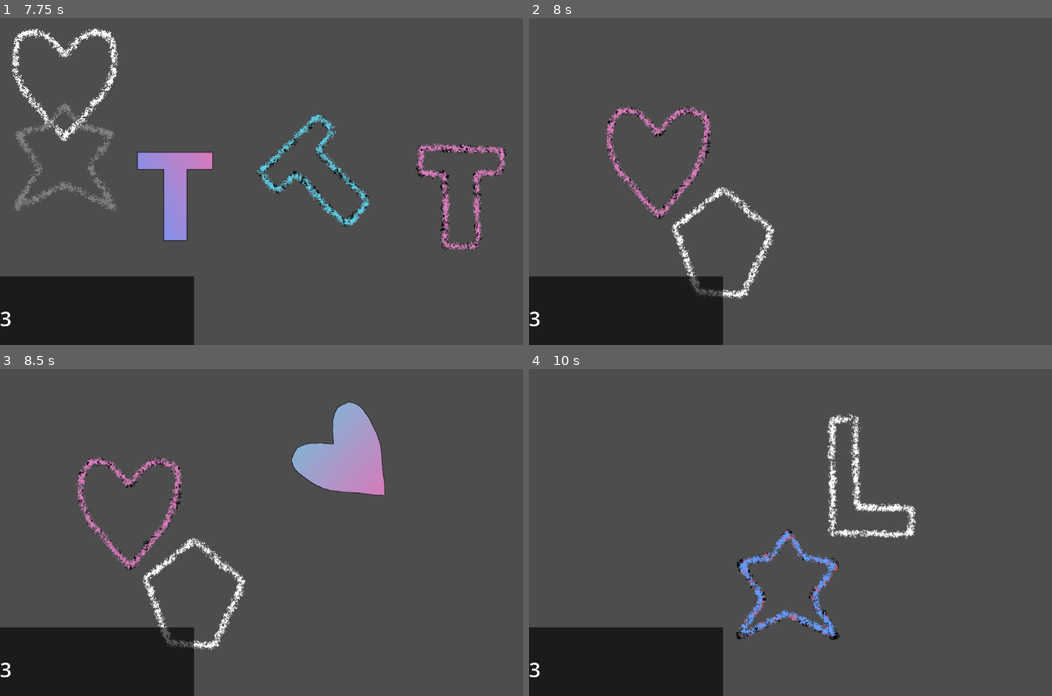
Above: before the commit, frames 1-4 (two rows, left to right).
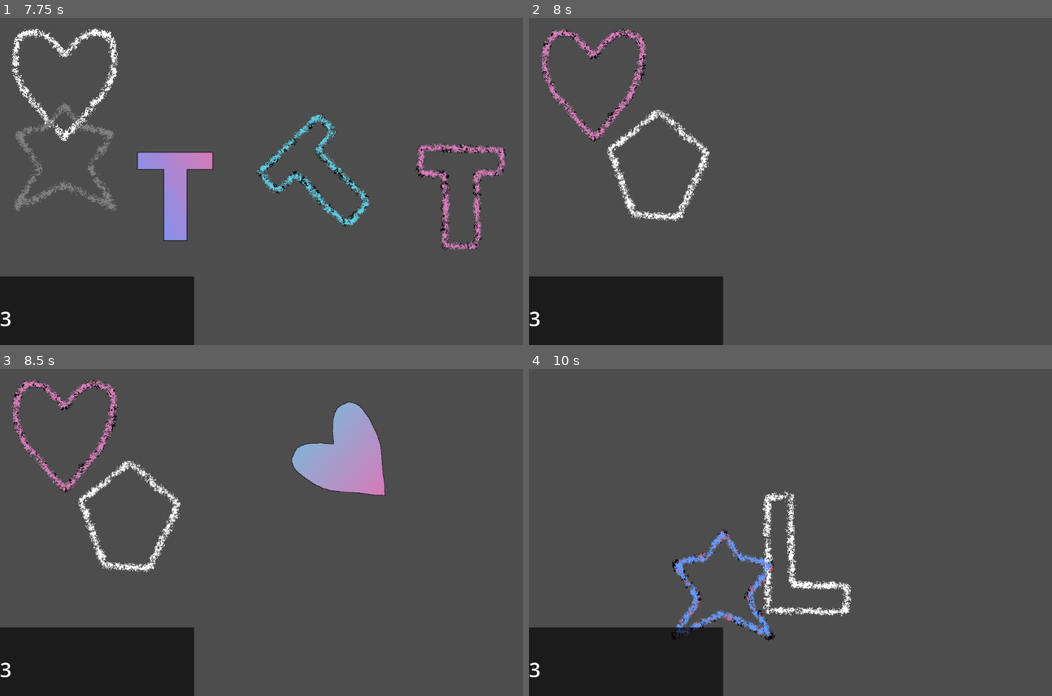
Above: after the commit, the same moments.

Repository: SucellosMusic/first-rhythm-game
Game: Godot game, scene res://Scenes/Levels/level_1.tscn
The game is run twice, just before and just after one commit, with the same random seed, the same clock (stepped at 60 frames per second) and the same inputs. This scene is started directly instead of the project's main scene.
Inputs (mouse positions are in pixels of both pictures, inside the frame that each line leads up to):
- Up to frame 1 (7.75 s): tap Enter at 0.5 s; move the mouse to (418, 165) at 0.52 s; tap S (Input Shape) every 2.25 s from 0.6 to 7.35 s; move the mouse to (172, 197) at 1.27 s; click (172, 197) at 1.35 s; move the mouse to (350, 109) at 2.02 s; right-click (350, 109) at 2.1 s; move the mouse to (261, 246) at 2.77 s; move the mouse to (465, 230) at 3.52 s; click (465, 230) at 3.6 s; move the mouse to (115, 132) at 4.27 s; right-click (115, 132) at 4.35 s; move the mouse to (319, 181) at 5.02 s; move the mouse to (203, 99) at 5.77 s; click (203, 99) at 5.85 s; move the mouse to (418, 165) at 6.52 s; right-click (418, 165) at 6.6 s; move the mouse to (172, 197) at 7.27 s
- Up to frame 2 (8 s): no input
- Up to frame 3 (8.5 s): move the mouse to (350, 460) at 8.02 s; click (350, 460) at 8.1 s
- Up to frame 4 (10 s): move the mouse to (790, 597) at 8.77 s; right-click (790, 597) at 8.85 s; move the mouse to (994, 581) at 9.52 s; tap S (Input Shape) at 9.6 s

Frame 1 is identical in both runs. In frame 2, 4.1% of the frame differs, in the area x 2-48%, y 3-86%; in frame 3, 4.1%; in frame 4, 5.2%, in the area x 27-74%, y 13-84%.

Commit message:
Next Position Fix
fixed issue with first position in next sequence being skipped

Diff:
--- a/Scenes/Levels/Levels.gd
+++ b/Scenes/Levels/Levels.gd
@@ -26,6 +26,7 @@
 @export var beatOffset : float;
 @onready var beat : float = (60/bpm)
 var beatOne : bool = true;
+var newSequence : bool = false;
 
 #scoring
 @onready var scoreDisplay : Label = $"Score Text"
@@ -80,6 +81,10 @@
 	if beatOne:
 		sequencer.set_first_beat_position()
 		beatOne = false
+	elif newSequence:
+		sequencer.set_first_beat_position()
+		sequencer.increment_values()
+		newSequence = false
 	else:
 		sequencer.increment_values()
 		sequencer.set_next_position()
@@ -120,6 +125,7 @@
 		prevHint = hints[sequencer.hintOptionAShape]
 		prevAltHint = altHints[sequencer.hintOptionBShape]
 		prevShape = shapes[sequencer.recShape]
+		newSequence = true
 	else:
 		receivers[sequencer.recShape].position = sequencer.recPos
 		receivers[sequencer.recShape].rotation_degrees = sequencer.recOrient
